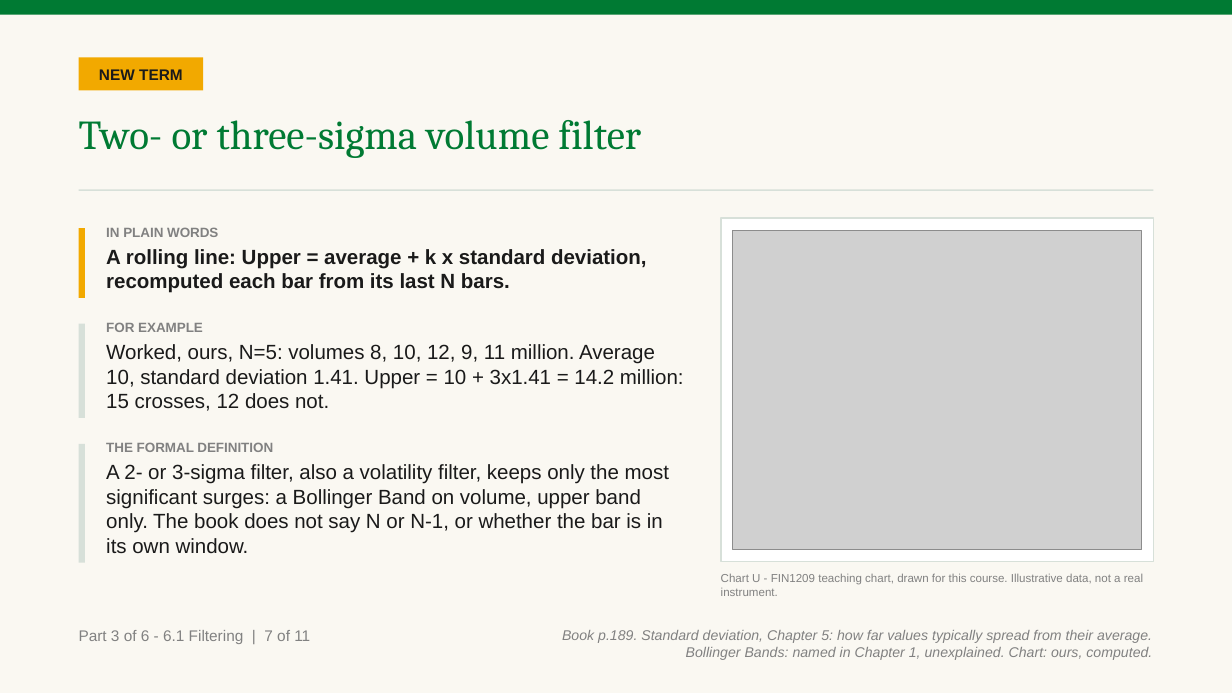
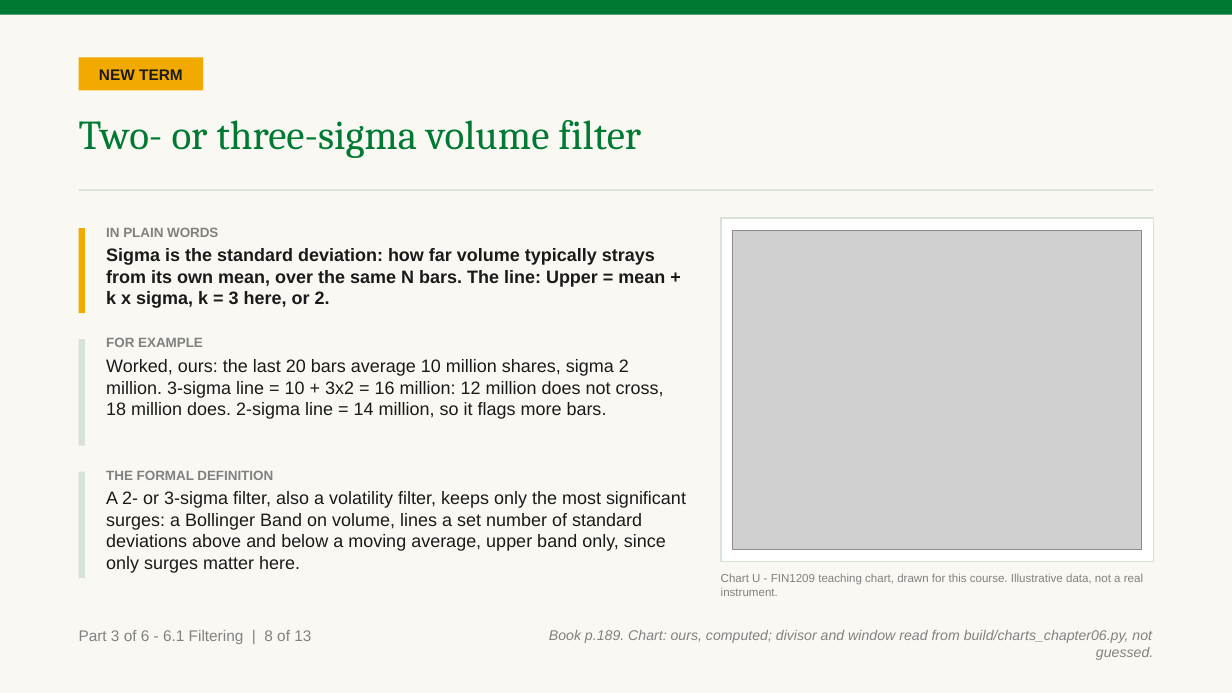
Before and after one commit to benjiesotelo-sudo/Telos_FIN1209, a slide deck: slide 60 of chapter-06/FIN1209-Chapter-06.pptx (slide 59 before the commit). Drawn at 1232x693 pixels with LibreOffice and Linux fonts; fonts in the diff are those of the drawing; grey boxes stand for pictures. Boxes give left, top, right and bottom in pixels: in the first picture for what was removed or moved away, otherwise in the second. Text is boxed around its words. In the diff, an @@ line names an element or a change of style, - is before the commit and + after.

```diff
--- a/chapter-06/FIN1209-Chapter-06.pptx
+++ b/chapter-06/FIN1209-Chapter-06.pptx
@@ rectangle: place and size @@
-rectangle at [79, 228, 85, 298]
+rectangle at [79, 228, 85, 313]
@@ text at [106, 248, 665, 308]: text changed; size 16 to 14 pt @@
-A rolling line: Upper = average + k x standard deviation, recomputed each bar from its last N bars.
+Sigma is the standard deviation: how far volume typically strays from its own mean, over the same N bars. The line: Upper = mean + k x sigma, k = 3 here, or 2.
@@ rectangle: place and size @@
-rectangle at [79, 323, 85, 418]
+rectangle at [79, 339, 85, 445]
@@ text at [106, 359, 664, 419]: text changed; size 16 to 14 pt @@
-Worked, ours, N=5: volumes 8, 10, 12, 9, 11 million. Average 10, standard deviation 1.41. Upper = 10 + 3x1.41 = 14.2 million: 15 crosses, 12 does not.
+Worked, ours: the last 20 bars average 10 million shares, sigma 2 million. 3-sigma line = 10 + 3x2 = 16 million: 12 million does not cross, 18 million does. 2-sigma line = 14 million, so it flags more bars.
@@ text "FOR EXAMPLE": place and size @@
-text "FOR EXAMPLE" at [106, 322, 684, 411]
+text "FOR EXAMPLE" at [106, 337, 664, 419]
@@ rectangle: place and size @@
-rectangle at [79, 444, 85, 563]
+rectangle at [79, 471, 85, 578]
@@ text "THE FORMAL DEFINITION": place and size @@
-text "THE FORMAL DEFINITION" at [106, 442, 669, 553]
+text "THE FORMAL DEFINITION" at [106, 470, 686, 573]
@@ text at [106, 491, 686, 573]: text changed; size 16 to 14 pt @@
-A 2- or 3-sigma filter, also a volatility filter, keeps only the most significant surges: a Bollinger Band on volume, upper band only. The book does not say N or N-1, or whether the bar is in its own window.
+A 2- or 3-sigma filter, also a volatility filter, keeps only the most significant surges: a Bollinger Band on volume, lines a set number of standard deviations above and below a moving average, upper band only, since only surges matter here.
@@ text at [79, 630, 311, 644]: text changed @@
-Part 3 of 6 - 6.1 Filtering | 7 of 11
+Part 3 of 6 - 6.1 Filtering | 8 of 13
@@ text at [549, 630, 1153, 660]: text changed @@
-Book p.189. Standard deviation, Chapter 5: how far values typically spread from their average. Bollinger Bands: named in Chapter 1, unexplained. Chart: ours, computed.
+Book p.189. Chart: ours, computed; divisor and window read from build/charts_chapter06.py, not guessed.
```
Also in this commit, not shown: 10 other slides changed, 2 slides added, 2 other files.
